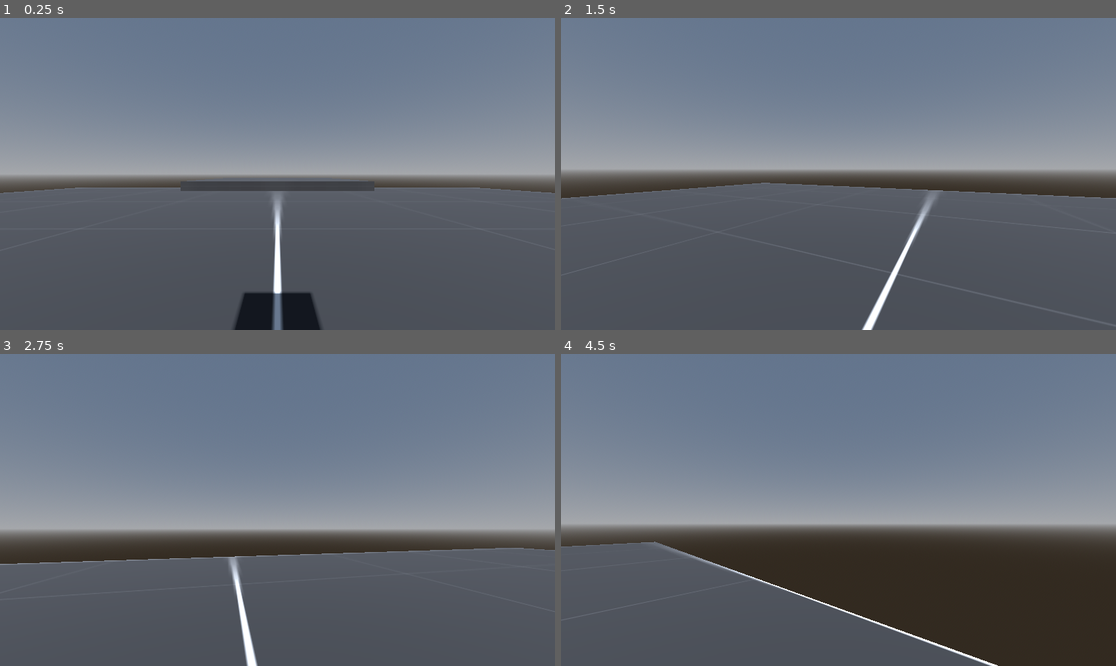
Above: before the commit, frames 1-4 (two rows, left to right).
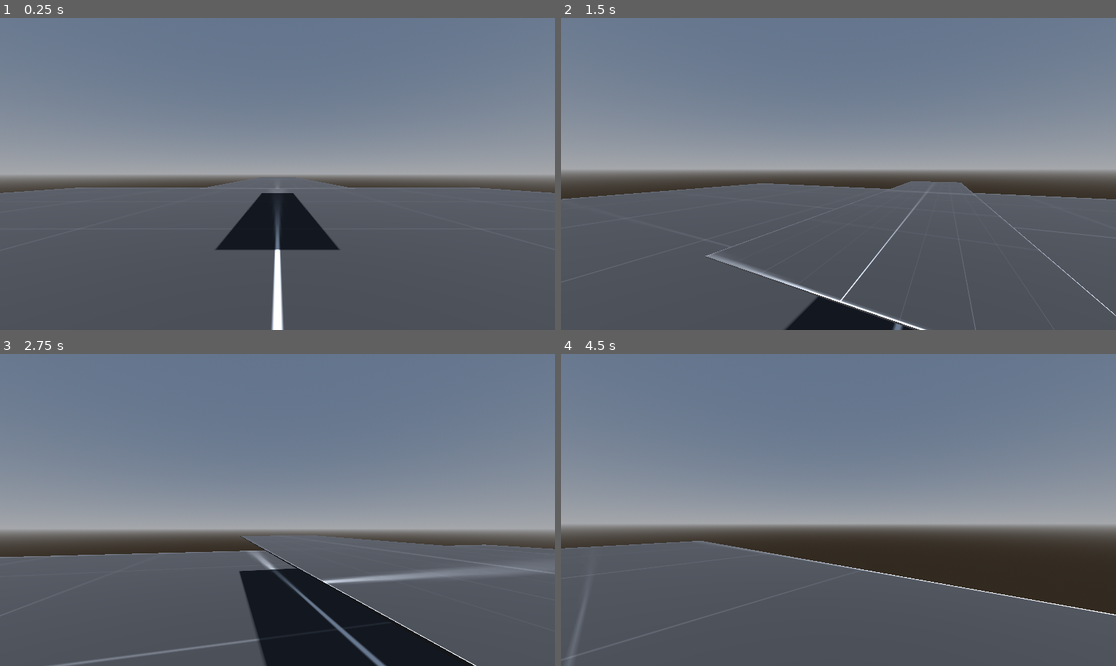
Above: after the commit, the same moments.

Repository: Gordon-DEVJ/SimpleFPS-PlayerController-Godot_FPS
Game: Godot game, scene res://Testing.tscn
The game is run twice, just before and just after one commit, with the same random seed, the same clock (stepped at 60 frames per second) and the same inputs.
Inputs (mouse positions are in pixels of both pictures, inside the frame that each line leads up to):
- Up to frame 1 (0.25 s): no input
- Up to frame 2 (1.5 s): tap Enter at 0.5 s; move the mouse to (866, 174) at 0.52 s; hold Ctrl (crouch) 0.53-1.28 s; hold W (forward) from 0.53 s (still down); tap Space (jump) at 0.77 s; move the mouse to (810, 174) at 1.27 s; tap Ctrl (crouch) at 1.35 s
- Up to frame 3 (2.75 s): keep holding W (forward); tap Space (jump) at 1.52 s; move the mouse to (288, 503) at 2.02 s; hold Shift (walk) from 2.03 s (still down); tap Ctrl (crouch) at 2.3 s
- Up to frame 4 (4.5 s): keep holding W (forward); move the mouse to (832, 516) at 2.77 s; release Shift (walk) at 2.78 s; tap Ctrl (crouch) at 2.85 s; tap Space (jump) at 3.02, 3.77 s; move the mouse to (877, 513) at 3.52 s; hold Ctrl (crouch) 3.53-4.28 s; move the mouse to (794, 506) at 4.27 s; tap Shift (walk) at 4.35 s

The runs differ from the first frame. In frame 1, 5.1% of the frame differs, in the area x 32-68%, y 51-100%; in frame 2, 3.1%; in frame 3, 12%; in frame 4, 13%, in the area x 0-100%, y 59-100%.

Commit message:
Crouch function Added
Version 1.0.2 Crouch Added

Diff:
--- a/Half_Life-PlayerController/PlayerController.gd
+++ b/Half_Life-PlayerController/PlayerController.gd
@@ -15,13 +15,14 @@
 @export var JUMP_VELOCITY = 4.5			# Default = 4.5
 
 # Crouch Variables, we will use walking speed as crouch speed
-var crouchdepth = -0.5 #No animated version variable
-
+var crouch_depth = -0.5 #No animated version variable
 
 @onready var raycast = $CameraController/RayCast3D
 @onready var playercollision = $CollisionShape3D
 @onready var std_collision = $std_collision
+@onready var std_mesh = $std_collision/std_mesh
 @onready var crh_collision = $crh_collision
+@onready var crh_mesh = $crh_collision/crh_mesh
 
 # Camera look and mouse variables
 var mouse_input : bool = false 			# Check mouse movement
@@ -104,9 +105,9 @@
 
 func _crouch(delta): # No animated version
 
-	if Input.is_action_pressed("crouch"):
+	if Input.is_action_pressed("crouch") or raycast.is_colliding():
 		SPEED=WALK_SPEED
-		CAMERA_CONTROLLER.position.y = lerp(CAMERA_CONTROLLER.position.y,1.8 + crouchdepth,delta*LERP_SPEED)
+		CAMERA_CONTROLLER.position.y = lerp(CAMERA_CONTROLLER.position.y,1.8 + crouch_depth,delta*LERP_SPEED)
 		std_collision.disabled=true
 		crh_collision.disabled=false
 	else:
--- a/Half_Life-PlayerController/PlayerController.tscn
+++ b/Half_Life-PlayerController/PlayerController.tscn
@@ -39,4 +39,5 @@
 transform = Transform3D(1, 0, 0, 0, 1, 0, 0, 0, 1, 0, 1.8, 0)
 
 [node name="RayCast3D" type="RayCast3D" parent="CameraController"]
-transform = Transform3D(1, 0, 0, 0, -1, 8.74228e-08, 0, -8.74228e-08, -1, 0, 2, 0)
+transform = Transform3D(1, 0, 0, 0, 1, 0, 0, 0, 1, 0, 0.300448, 0)
+target_position = Vector3(0, 1.9, 0)
--- a/Half_Life-PlayerController/Testing.tscn
+++ b/Half_Life-PlayerController/Testing.tscn
@@ -40,7 +40,7 @@
 shape = SubResource("ConcavePolygonShape3D_j54wf")
 
 [node name="MeshInstance3D2" type="MeshInstance3D" parent="."]
-transform = Transform3D(0.978, 0, 0, 0, 0.05, 0, 0, 0, 1, 0, 1.75731, -1.52752)
+transform = Transform3D(3.023, 0, 0, 0, 0.01, 0, 0, 0, 14.089, 0, 1.53, -10.966)
 material_override = SubResource("StandardMaterial3D_j58s4")
 mesh = SubResource("BoxMesh_g1yhe")
 metadata/_edit_group_ = true
